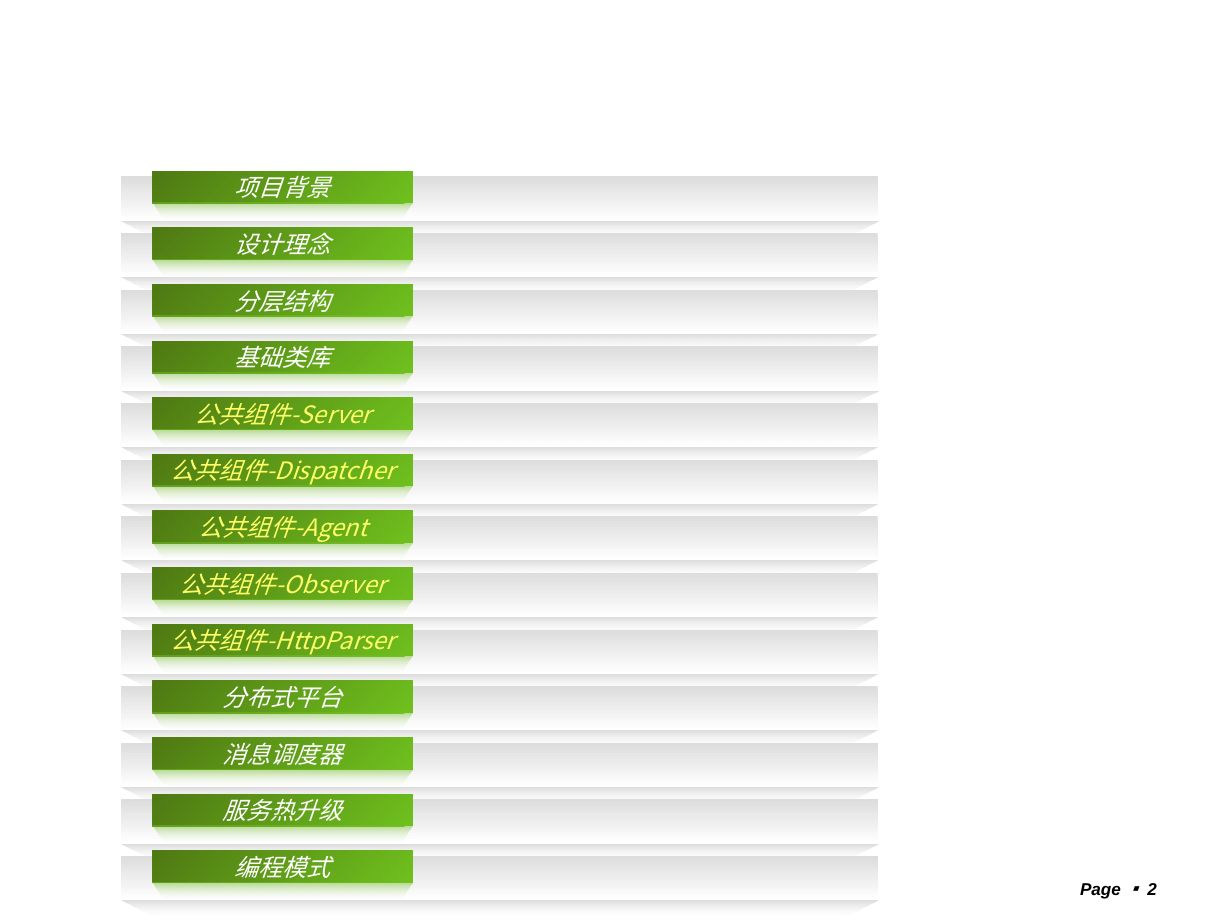
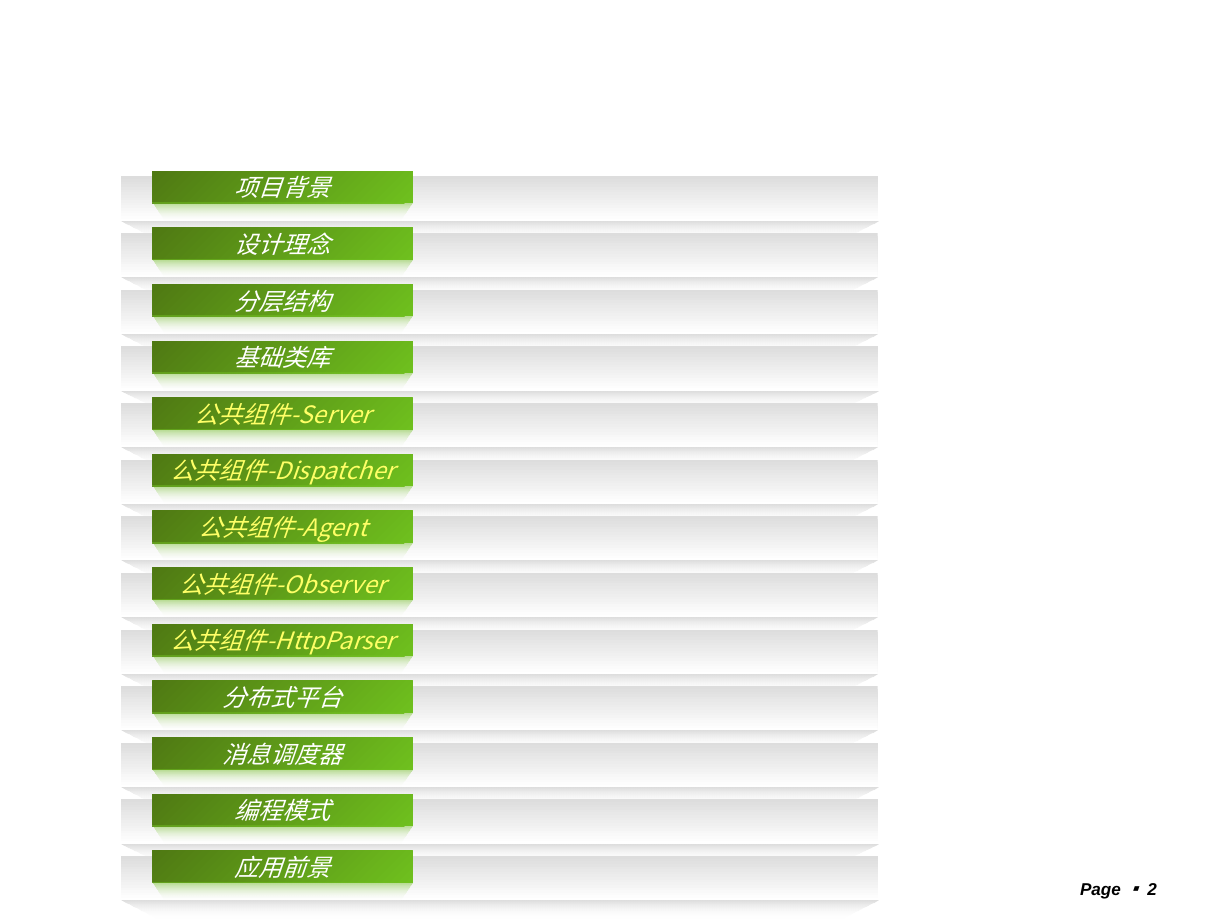
Before and after one commit to shtzr840329/mooon, a slide deck: slide 2 of distributed_platform/docs/mooon.ppt. Drawn at 1232x924 pixels with LibreOffice and Linux fonts; fonts in the diff are those of the drawing; background and template pictures are left out. Boxes give left, top, right and bottom in pixels: in the first picture for what was removed or moved away, otherwise in the second. Text is boxed around its words. In the diff, an @@ line names an element or a change of style, - is before the commit and + after.

```diff
--- a/distributed_platform/docs/mooon.ppt
+++ b/distributed_platform/docs/mooon.ppt
@@ rectangle "编程模式": place and size @@
-rectangle "编程模式" at <box>153,851,413,883</box>
+rectangle "编程模式" at <box>153,795,413,827</box>
@@ rectangle removed at <box>153,795,413,827</box> @@
-服务热升级
@@ rectangle added at <box>153,851,413,883</box>, fill gradient #6FC01E to #4F7913, 14 pt, text #FFFFFF, italic @@
+应用前景
```
Also in this commit, not shown: 21 other slides changed, 5 slides added, 4 slides removed, 4 other files.
